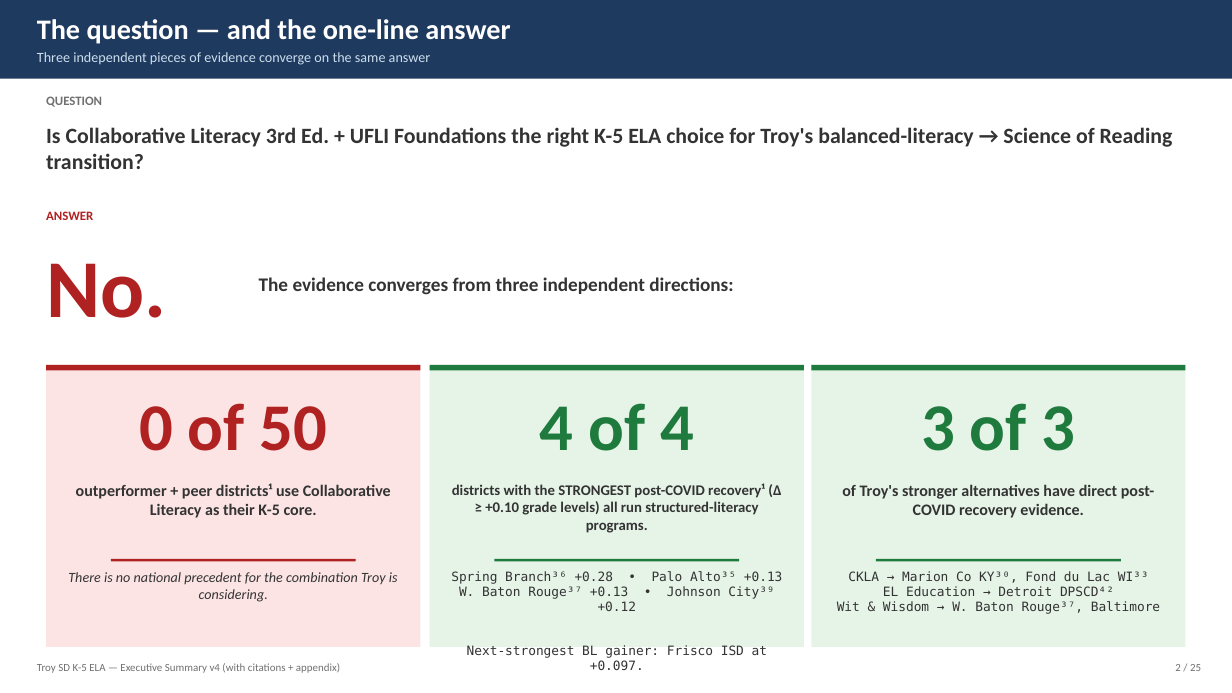
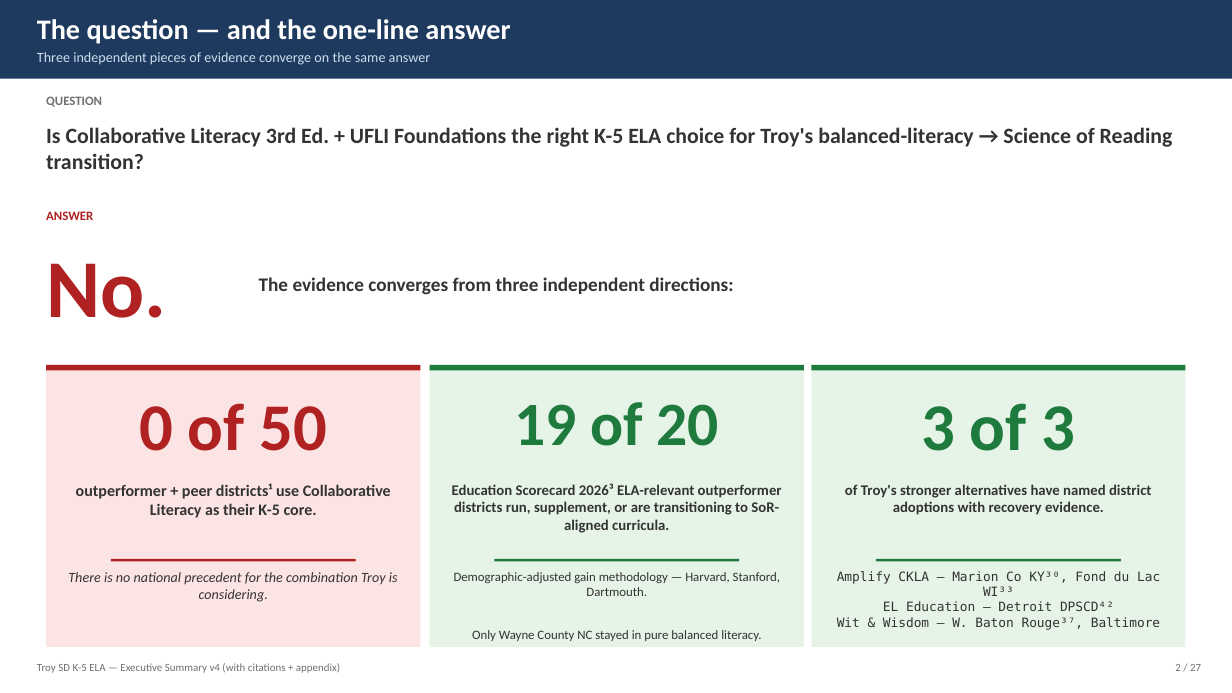
Before and after one commit to akarpo/tsd-k5ela-choice, a slide deck: slide 2 of deck/Troy_K5_ELA_Executive_Summary_v4.pptx. Drawn at 1232x693 pixels with LibreOffice and Linux fonts; fonts in the diff are those of the drawing. Boxes give left, top, right and bottom in pixels: in the first picture for what was removed or moved away, otherwise in the second. Text is boxed around its words. In the diff, an @@ line names an element or a change of style, - is before the commit and + after.

```diff
--- a/deck/Troy_K5_ELA_Executive_Summary_v4.pptx
+++ b/deck/Troy_K5_ELA_Executive_Summary_v4.pptx
@@ text at [514, 402, 719, 446]: text changed; size 52 to 48 pt @@
-4 of 4
+19 of 20
@@ text at [452, 483, 782, 533]: text changed @@
-districts with the STRONGEST post-COVID recovery¹ (Δ ≥ +0.10 grade levels) all run structured-literacy programs.
+Education Scorecard 2026³ ELA-relevant outperformer districts run, supplement, or are transitioning to SoR-aligned curricula.
@@ text at [845, 484, 1152, 515]: text changed; size 12.5 to 11.5 pt @@
-of Troy's stronger alternatives have direct post-COVID recovery evidence.
+of Troy's stronger alternatives have named district adoptions with recovery evidence.
@@ text at [454, 572, 780, 641]: text changed; font DejaVu Sans Mono to Calibri @@
-Spring Branch³⁶ +0.28 • Palo Alto³⁵ +0.13
-W. Baton Rouge³⁷ +0.13 • Johnson City³⁹ +0.12
-Next-strongest BL gainer: Frisco ISD at +0.097.
+Demographic-adjusted gain methodology — Harvard, Stanford, Dartmouth.
+Only Wayne County NC stayed in pure balanced literacy.
@@ text at [837, 571, 1160, 630]: text changed @@
-CKLA → Marion Co KY³⁰, Fond du Lac WI³³
-EL Education → Detroit DPSCD⁴²
-Wit & Wisdom → W. Baton Rouge³⁷, Baltimore
+Amplify CKLA — Marion Co KY³⁰, Fond du Lac WI³³
+EL Education — Detroit DPSCD⁴²
+Wit & Wisdom — W. Baton Rouge³⁷, Baltimore
```
Also in this commit, not shown: 23 other slides changed, 2 slides added, 29 other files.
